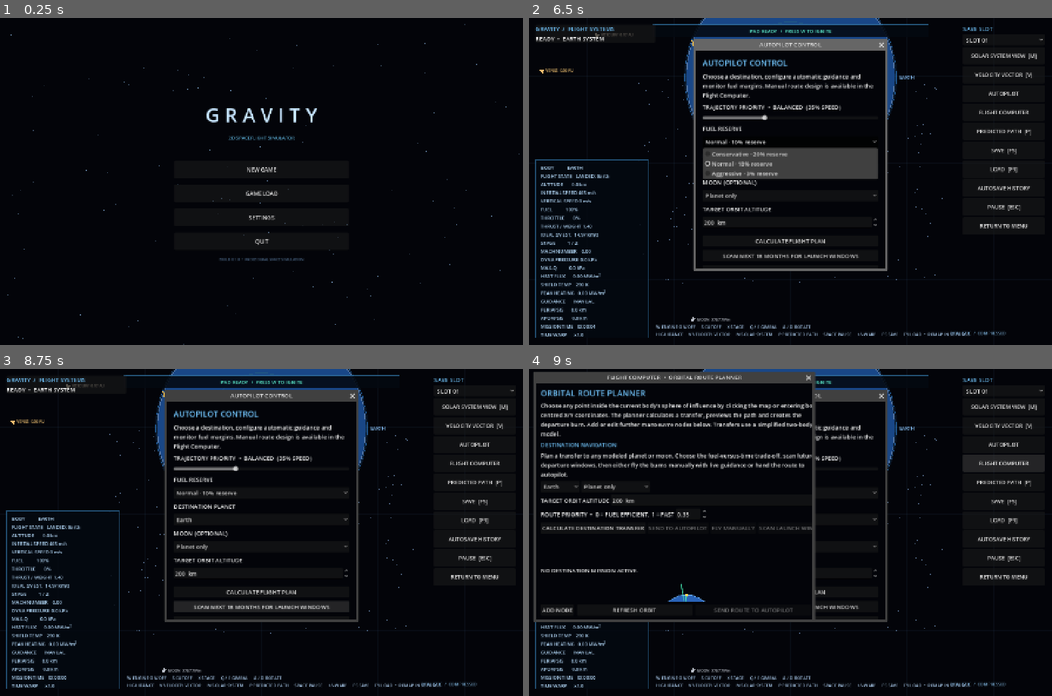
Above: before the commit, frames 1-4 (two rows, left to right).
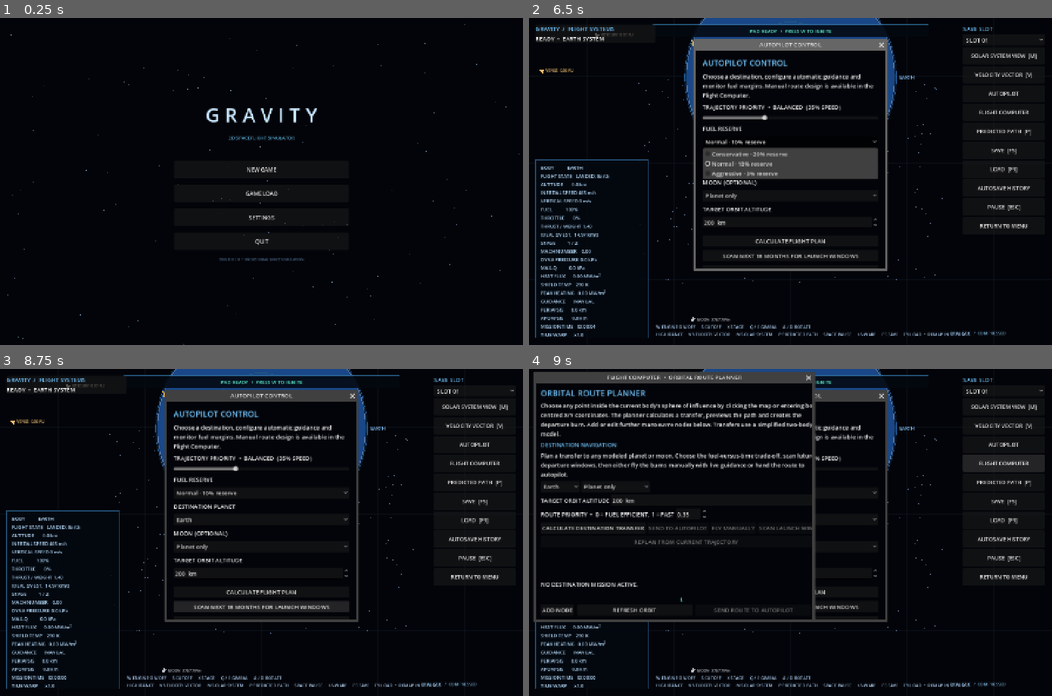
Above: after the commit, the same moments.

Repository: Blagos1195/Gravity-simulator
Game: Godot game, scene res://scenes/main.tscn
Two runs of this game, one before a commit and one after it. Both use one fixed random seed, a clock stepped at 60 frames per second and the inputs below.
Inputs:
- Up to frame 1 (0.25 s): no input
- Up to frame 2 (6.5 s): click "NEW GAME" at 0.5 s; click "CONTINUE TO ROCKET BUILDER" at 1.25 s; click "LAUNCH VEHICLE" at 2 s; click "SLOT 01" at 2.75 s; click "SOLAR SYSTEM VIEW [M]" at 3.5 s; click "VELOCITY VECTOR [V]" at 4.25 s; click "AUTOPILOT" at 5 s; click "Normal · 10% reserve" at 5.75 s
- Up to frame 3 (8.75 s): click "Normal · 10% reserve" at 6.5 s; click "SCAN NEXT 18 MONTHS FOR LAUNC…" at 7.25 s; click "SCAN NEXT 18 MONTHS FOR LAUNC…" at 8 s
- Up to frame 4 (9 s): click "FLIGHT COMPUTER" at 8.75 s

Frames 1-3 are identical in both runs. In frame 4, 0.7% of the frame differs, in the area x 2-40%, y 52-72%.

Commit message:
Add manual mid-course trajectory replanning

Diff:
--- a/Gravity/scripts/route_planner.gd
+++ b/Gravity/scripts/route_planner.gd
@@ -53,6 +53,7 @@
 var navigation_engage_button: Button
 var manual_navigation_button: Button
 var launch_window_button: Button
+var replan_button: Button
 var navigation_cancel_button: Button
 var navigation_plan_valid := false
 var navigation_plan: Dictionary = {}
@@ -370,6 +371,14 @@
 	launch_window_button.text = "SCAN LAUNCH WINDOWS"
 	launch_window_button.pressed.connect(_scan_launch_windows)
 	navigation_actions.add_child(launch_window_button)
+	var manual_actions := HBoxContainer.new()
+	root.add_child(manual_actions)
+	replan_button = Button.new()
+	replan_button.text = "REPLAN FROM CURRENT TRAJECTORY"
+	replan_button.disabled = true
+	replan_button.size_flags_horizontal = Control.SIZE_EXPAND_FILL
+	replan_button.pressed.connect(_replan_manual_transfer)
+	manual_actions.add_child(replan_button)
 	navigation_cancel_button = Button.new()
 	navigation_cancel_button.text = "CANCEL MISSION"
 	navigation_cancel_button.visible = false
@@ -824,6 +833,7 @@
 	manual_navigation_button.text = "CANCEL MANUAL PLAN" if manual_active else "FLY MANUALLY"
 	navigation_engage_button.disabled = navigation_engage_button.disabled or manual_active
 	launch_window_button.disabled = autopilot_enabled or bool(simulation.get("landed")) or bool(simulation.get("crashed"))
+	replan_button.disabled = manual_plan.is_empty() or not manual_active or str(manual_plan.get("phase", "")) != "TRANSFER_COAST"
 	_update_manual_guidance()
 
 func _cancel_destination_autopilot() -> void:
@@ -1038,6 +1048,53 @@
 		manual_guidance_angle_from_prograde
 	]
 
+
+func _replan_manual_transfer() -> void:
+	if not is_instance_valid(simulation) or bool(simulation.get("autopilot_enabled")):
+		return
+	var manual_plan: Dictionary = simulation.get("manual_flight_plan")
+	if manual_plan.is_empty() or not bool(manual_plan.get("active", false)) or str(manual_plan.get("phase", "")) != "TRANSFER_COAST":
+		return
+	var target_id := int(manual_plan.get("target_id", -999))
+	var target_name := str(manual_plan.get("target_name", ""))
+	var target_altitude := float(manual_plan.get("target_altitude", 200000.0))
+	var available := FlightComputer.INFINITE_FUEL_PLANNING_DELTA_V if bool(simulation.get("infinite_weightless_fuel")) else FlightComputer.available_delta_v(rocket_design, int(simulation.get("stage_index")), float(simulation.get("fuel"))) * (1.0 - float(simulation.get("autopilot_safety_margin")))
+	var precise_position: PackedFloat64Array = simulation.get("rocket_position_precise")
+	var current_position: Vector2 = simulation.get("rocket_position")
+	var current_velocity: Vector2 = simulation.get("velocity")
+	var result := FlightComputer.simulated_transfer_search_precise(precise_position, current_velocity, float(simulation.get("sim_time")), target_id, available, float(simulation.get("autopilot_speed_priority")), false, target_altitude)
+	if not bool(result.get("valid", false)):
+		manual_guidance_report.text = "MID-COURSE REPLAN FAILED  •  " + str(result.get("reason", "No feasible correction trajectory was found."))
+		return
+	var correction: Dictionary = result.duplicate(true)
+	correction["target_id"] = target_id
+	correction["target_name"] = target_name
+	correction["target_altitude"] = target_altitude
+	correction["planned_at_time"] = float(simulation.get("sim_time"))
+	correction["planned_position"] = current_position
+	correction["planned_velocity"] = current_velocity
+	correction["local"] = false
+	var direction: Vector2 = Vector2(correction.get("departure_direction", Vector2.ZERO)).normalized()
+	var delta_v := float(correction.get("departure_delta_v", 0.0))
+	if direction == Vector2.ZERO or delta_v <= 0.0:
+		manual_guidance_report.text = "MID-COURSE REPLAN FAILED  •  The solver returned no usable correction burn."
+		return
+	manual_plan["phase"] = "DEPARTURE_BURN"
+	manual_plan["departure_time"] = float(simulation.get("sim_time"))
+	manual_plan["departure_direction"] = direction
+	manual_plan["departure_delta_v"] = delta_v
+	manual_plan["transfer_time"] = float(correction.get("transfer_time", 0.0))
+	manual_plan["planned_position"] = current_position
+	manual_plan["planned_velocity"] = current_velocity
+	manual_plan["transfer_start_time"] = -1.0
+	manual_plan.erase("target_radius")
+	_arm_manual_plan_burn(manual_plan, "DEPARTURE_BURN", direction * delta_v, delta_v)
+	simulation.set("manual_flight_plan", manual_plan)
+	navigation_plan = correction
+	navigation_plan_valid = true
+	_update_navigation_plot()
+	manual_guidance_report.text = "MID-COURSE CORRECTION SOLVED  •  NEW ΔV %.1f m/s  •  NEW TRANSFER %.1f DAYS. The correction is armed for manual execution; the previous trajectory has been replaced." % [delta_v, float(correction.get("transfer_time", 0.0)) / 86400.0]
+	_refresh_navigation_state()
 
 func _scan_launch_windows() -> void:
 	if not is_instance_valid(simulation) or bool(simulation.get("autopilot_enabled")):
